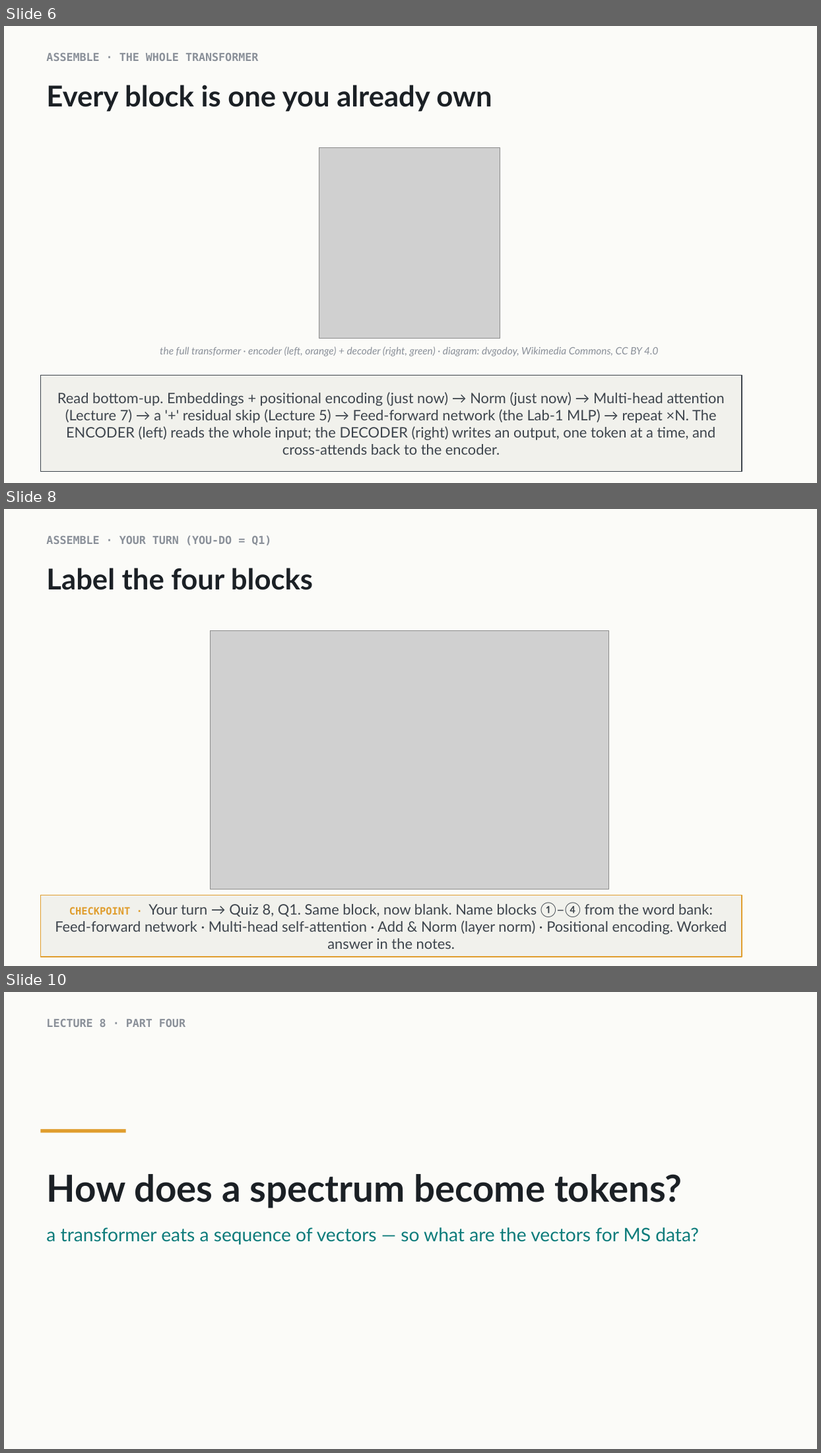
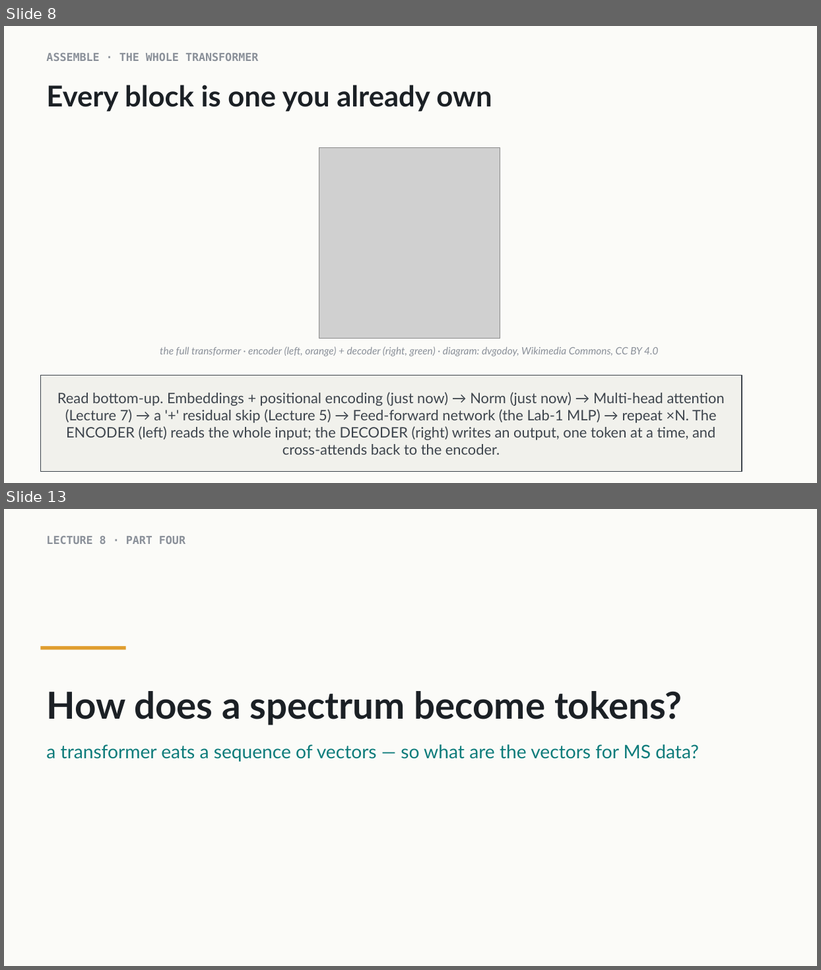
Before and after one commit to indigobio/msacl_dl_course, a slide deck: slides/pptx/lecture08_transformer.pptx. Shown one above the other, each under a label of ours: slides 6, 8 and 10 before the commit, slides 8 and 13 after it; the slides between them are not shown. The pictures are 821x1453 and 821x970 pixels, drawn with LibreOffice and Linux fonts; fonts in the diff are those of the drawing; grey boxes stand for pictures. Boxes give left, top, right and bottom in pixels: in the first picture for what was removed or moved away, otherwise in the second. Text is boxed around its words. In the diff, an @@ line names an element or a change of style, - is before the commit and + after.

Commit message:
Lecture 8: expand transformer (PE heatmap, RoPE, cross-attention, 3 families); rewrite Quiz 8 to context=K/V; introduce Casanovo on first use

```diff
--- a/slides/pptx/lecture08_transformer.pptx
+++ b/slides/pptx/lecture08_transformer.pptx
@@ slide 8 removed at bbox=[4, 509, 817, 966], background #FFFFFF @@
@@ rectangle removed at bbox=[4, 509, 817, 966] @@
@@ text removed at bbox=[46, 535, 271, 545] @@
-ASSEMBLE · YOUR TURN (YOU-DO = Q1)
@@ text removed at bbox=[46, 568, 313, 590] @@
-Label the four blocks
@@ picture removed at bbox=[210, 631, 609, 890] @@
@@ rectangle removed at bbox=[40, 896, 742, 957] @@
-CHECKPOINT · Your turn → Quiz 8, Q1. Same block, now blank. Name blocks ①–④ from the word bank: Feed-forward network · Multi-head self-attention · Add & Norm (layer norm) · Positional encoding. Worked answer in the notes.
@@ what was slide 6 is now slide 8 @@
@@ what was slide 10 is now slide 13 @@
```
Also in this commit, not shown: 7 slides changed, 4 slides added, 9 other files.
